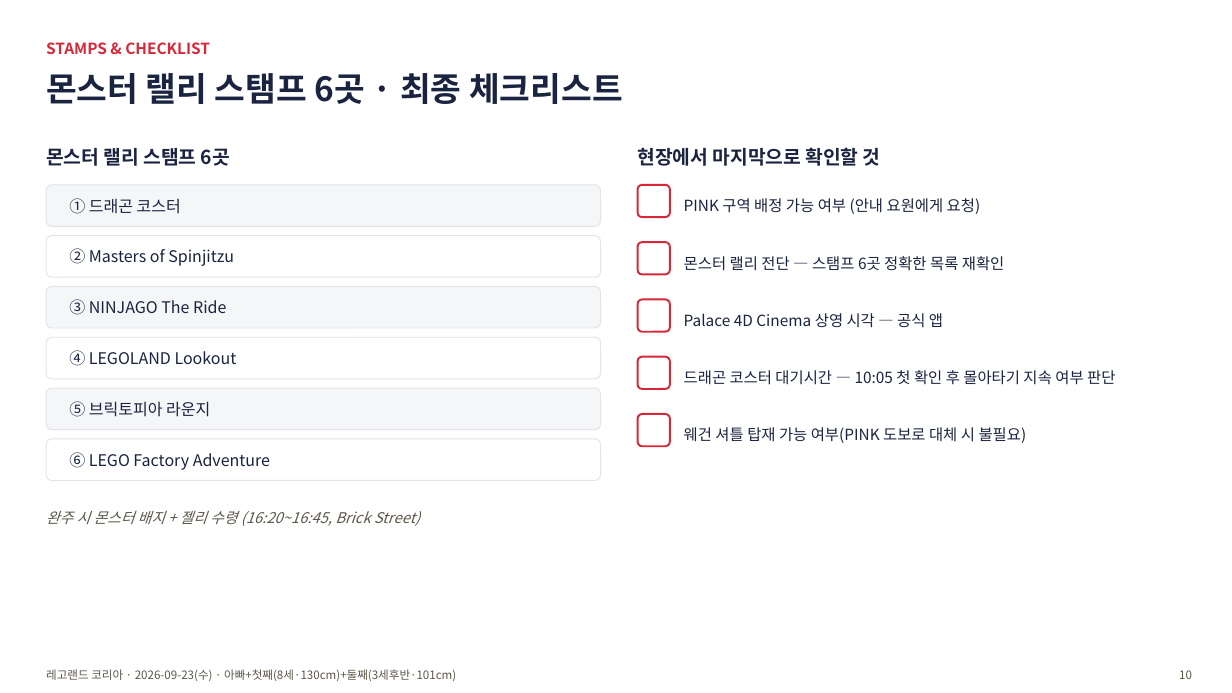
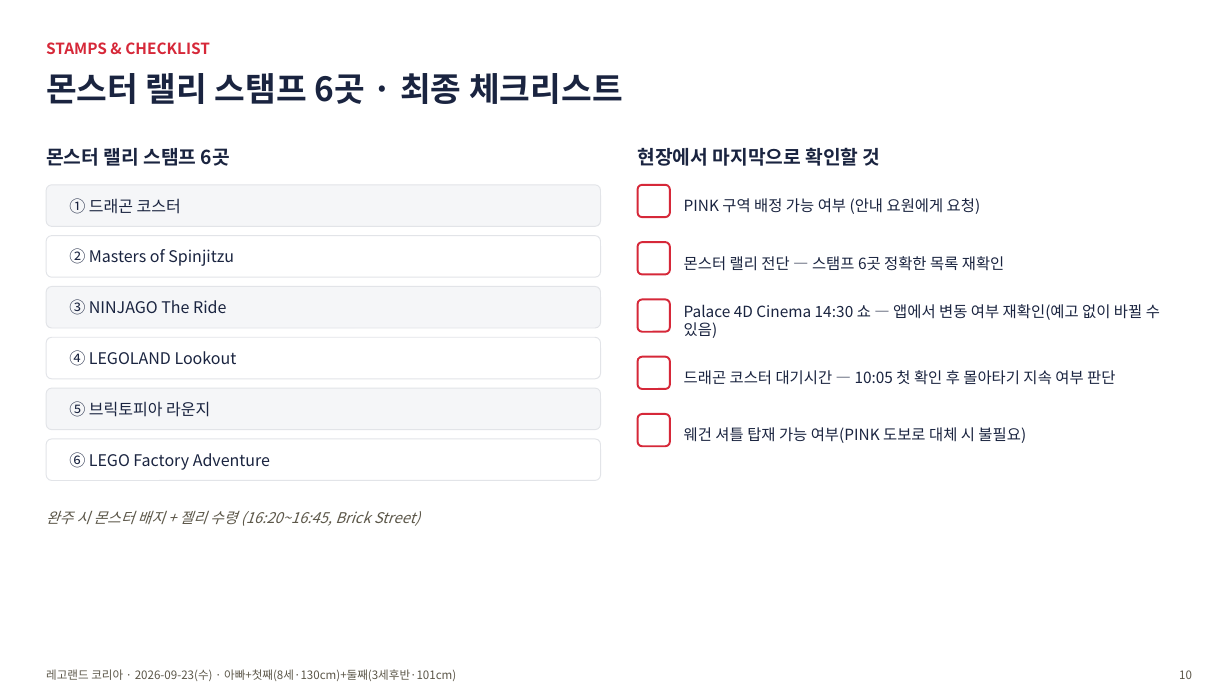
Before and after one commit to wonhee9299/wonee9, a slide deck: slide 10 of family-outings/assets/legoland_20260923_plan.pptx. Drawn at 1232x693 pixels with LibreOffice and Linux fonts; fonts in the diff are those of the drawing. Boxes give left, top, right and bottom in pixels: in the first picture for what was removed or moved away, otherwise in the second. Text is boxed around its words. In the diff, an @@ line names an element or a change of style, - is before the commit and + after.

```diff
--- a/family-outings/assets/legoland_20260923_plan.pptx
+++ b/family-outings/assets/legoland_20260923_plan.pptx
@@ text at (684,304,1160,338): text changed @@
-Palace 4D Cinema 상영 시각 — 공식 앱
+Palace 4D Cinema 14:30 쇼 — 앱에서 변동 여부 재확인(예고 없이 바뀔 수 있음)
```
Also in this commit, not shown: 3 other slides changed, 3 other files.
